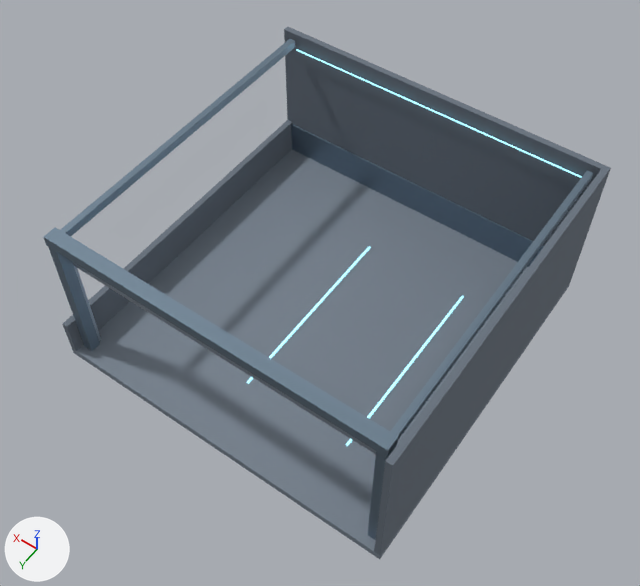
The glTF model final-portfolio/assets/dark-garage-architecture.glb: old version first, new version second.
Before and after are seen from a 50 mm camera at (-6.75, 9.78, 15.95) aimed at (-0.12, 0.49, 1.35). The lights are fixed; the arrows at lower left show +X, +Y and +Z. The older version comes first.

Names of what the first picture shows: 'Back lower wall panel', 'Back wall', 'Floor 8 x 8 units', 'Front opening column', 'Front opening column.001', 'Garage opening lintel', 'Left wall', 'Parking line', 'Parking line.001', 'Raised shutter slat 01', 'Right cutaway wall', 'Roof side frame', 'Roof side frame.001' and 2 more.
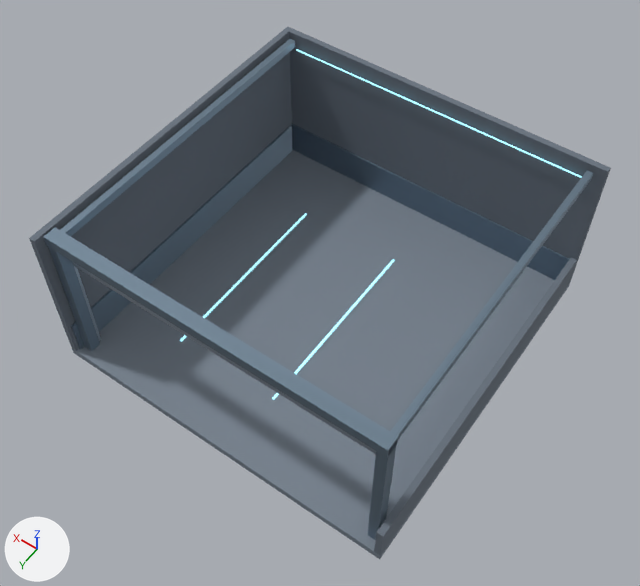
Pixel boxes (x1, y1, x2, y2) of what changed, in the pictures (640 x 586 px):
'Left wall', moved
    before: (374, 169, 608, 556)
    after: (29, 30, 292, 351)
'Left lower wall panel', moved (not visible before)
    after: (71, 125, 292, 349)
'Parking line.001', moved
    before: (247, 247, 371, 384)
    after: (272, 259, 395, 399)
'Parking line', moved
    before: (346, 296, 464, 446)
    after: (180, 213, 307, 342)

What changed in the scene script:
```text
Change ob_left_lower_wall_panel:
    ob_left_lower_wall_panel.location: (-3.84, 0.06, 0.42) -> (3.84, 0.06, 0.42)
Change ob_left_wall:
    ob_left_wall.location: (-3.93, 0.07, 1.8) -> (3.93, 0.07, 1.8)
Change ob_parking_line:
    ob_parking_line.location: (-2.2, 0.15, 0.01) -> (2.2, 0.15, 0.01)
Change ob_parking_line_001:
    ob_parking_line_001.location: (0.34, 0.15, 0.01) -> (-0.34, 0.15, 0.01)
```
